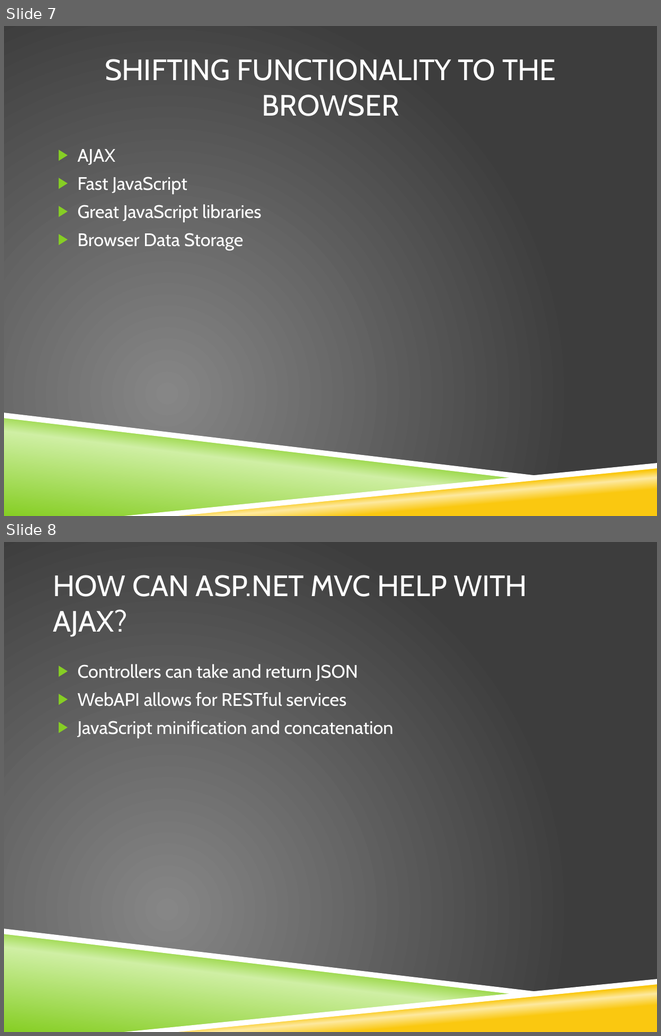
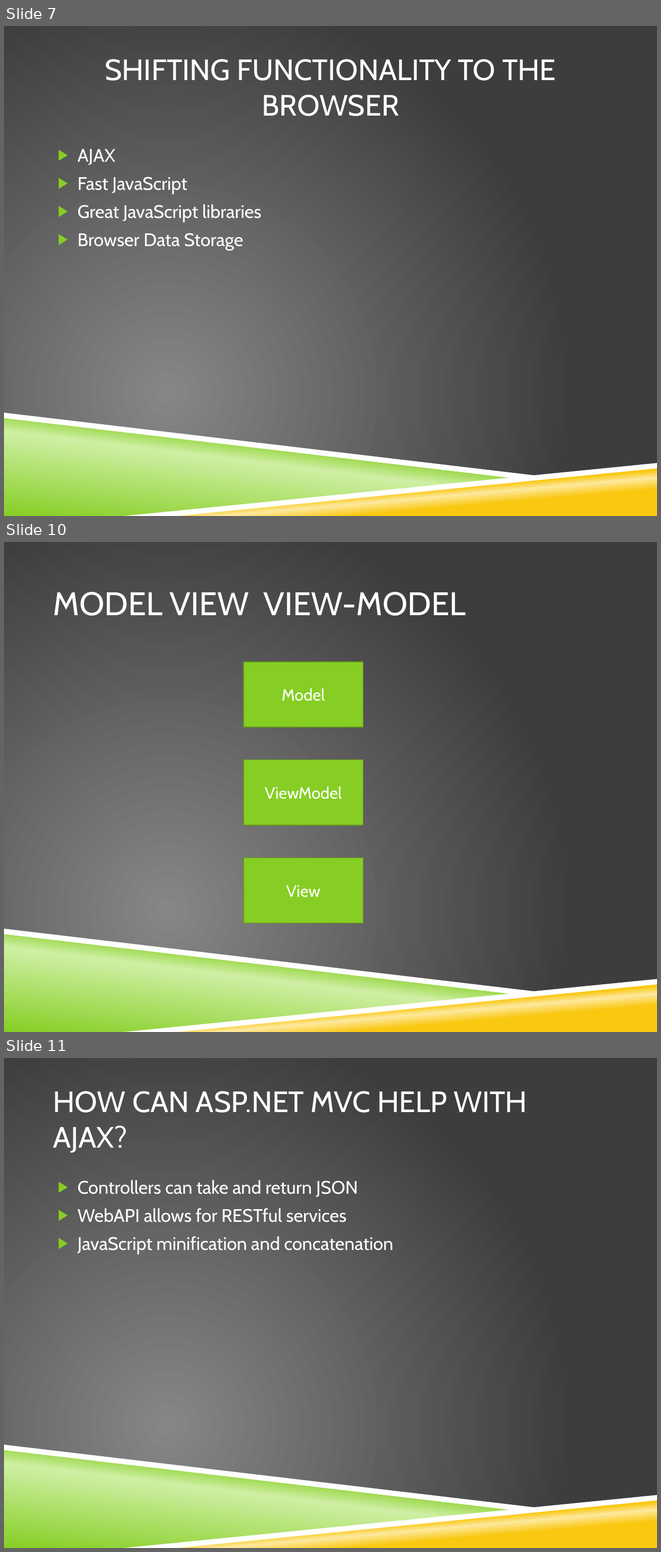
Before and after one commit to stimms/SinglePageApplications, a slide deck: Building Single page applications.pptx. Shown one above the other, each under a label of ours: slides 7 and 8 before the commit, slides 7, 10 and 11 after it; the slides between them are not shown. The pictures are 661x1036 and 661x1552 pixels, drawn with LibreOffice and Linux fonts; fonts in the diff are those of the drawing; background and template pictures are left out. Boxes give left, top, right and bottom in pixels: in the first picture for what was removed or moved away, otherwise in the second. Text is boxed around its words. In the diff, an @@ line names an element or a change of style, - is before the commit and + after.

```diff
--- a/Building Single page applications.pptx
+++ b/Building Single page applications.pptx
@@ slide 10 added at [4, 542, 657, 1032], background picture (left out); not listed: 4 template elements that a slide beside it also shows @@
@@ title added at [53, 592, 466, 616], 36 pt, text #FFFFFF @@
+MODEL VIEW VIEW-MODEL
@@ rectangle added at [244, 661, 363, 727], fill #86CE24, outline #63981B 1 pt, 18 pt, text #FFFFFF @@
+Model
@@ rectangle added at [244, 759, 363, 824], fill #86CE24, outline #63981B 1 pt, 18 pt, text #FFFFFF @@
+ViewModel
@@ rectangle added at [244, 857, 363, 923], fill #86CE24, outline #63981B 1 pt, 18 pt, text #FFFFFF @@
+View
@@ what was slide 8 is now slide 11 @@
```
Also in this commit, not shown: 5 other slides added.
